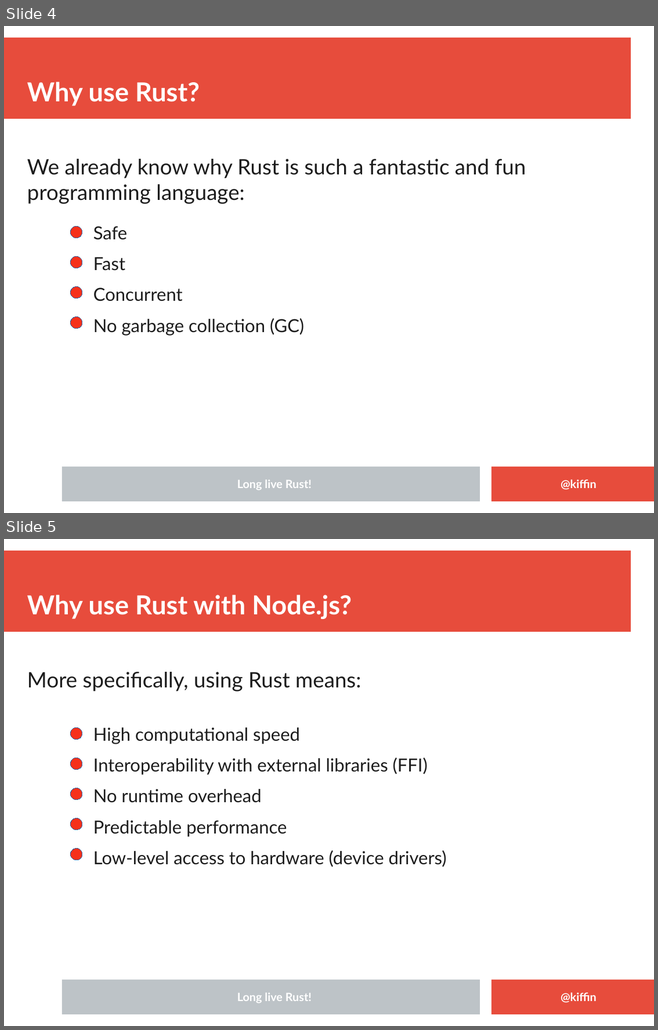
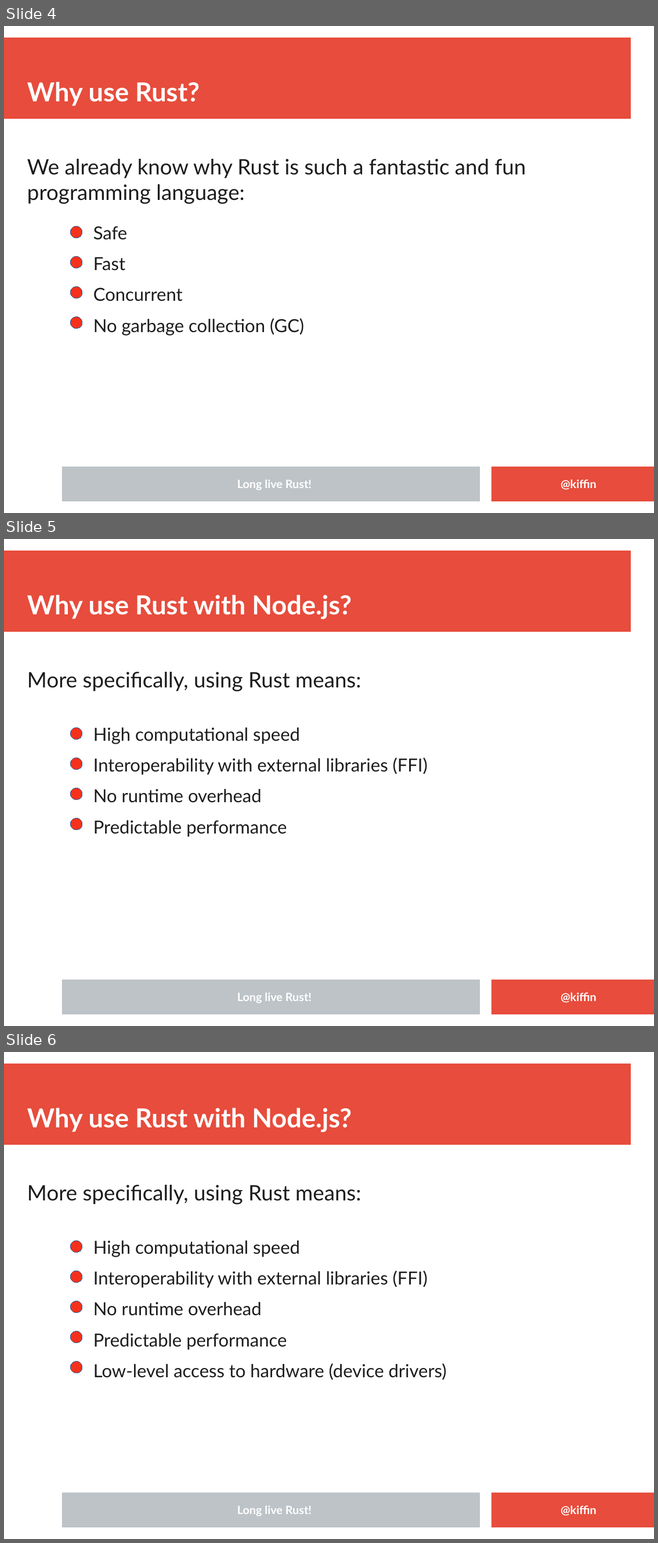
Before and after one commit to kgish/rust-node-addon-template, a slide deck: presentation/Embedding-Rust-in-NodeJS-applications.odp. Shown one above the other, each under a label of ours: slides 4 and 5 before the commit, slides 4, 5 and 6 after it. The pictures are 658x1030 and 658x1543 pixels, drawn with LibreOffice and Linux fonts; fonts in the diff are those of the drawing; background and template pictures are left out. Boxes give left, top, right and bottom in pixels: in the first picture for what was removed or moved away, otherwise in the second. Text is boxed around its words. In the diff, an @@ line names an element or a change of style, - is before the commit and + after.

```diff
--- a/presentation/Embedding-Rust-in-NodeJS-applications.odp
+++ b/presentation/Embedding-Rust-in-NodeJS-applications.odp
@@ slide 5 added at (x1=4, y1=539, x2=654, y2=1026), background #FFFFFF; not listed: 3 template elements that a slide beside it also shows @@
@@ title added at (x1=27, y1=595, x2=351, y2=619), 32 pt, text #FFFFFF, bold @@
+Why use Rust with Node.js?
@@ text added at (x1=27, y1=672, x2=361, y2=692), 26 pt, text #1C1C1C @@
+More specifically, using Rust means:
@@ ellipse added at (x1=71, y1=727, x2=82, y2=740), fill #F6311B, outline #3465A4 0 pt @@
@@ text added at (x1=93, y1=727, x2=427, y2=837), 22 pt, text #1C1C1C @@
+  High computational speed
+  Interoperability with external libraries (FFI)
+  No runtime overhead
+  Predictable performance
@@ ellipse added at (x1=71, y1=758, x2=82, y2=769), fill #F6311B, outline #3465A4 0 pt @@
@@ ellipse added at (x1=71, y1=788, x2=82, y2=799), fill #F6311B, outline #3465A4 0 pt @@
@@ ellipse added at (x1=71, y1=819, x2=82, y2=830), fill #F6311B, outline #3465A4 0 pt @@
@@ text added at (x1=237, y1=993, x2=311, y2=1003), 14 pt, text #FFFFFF, bold @@
+Long live Rust!
@@ text added at (x1=560, y1=993, x2=596, y2=1003), 14 pt, text #FFFFFF, bold @@
+@kiffin
@@ what was slide 5 is now slide 6 @@
```
Also in this commit, not shown: 5 slides changed, 2 other slides added, 6 other files.
